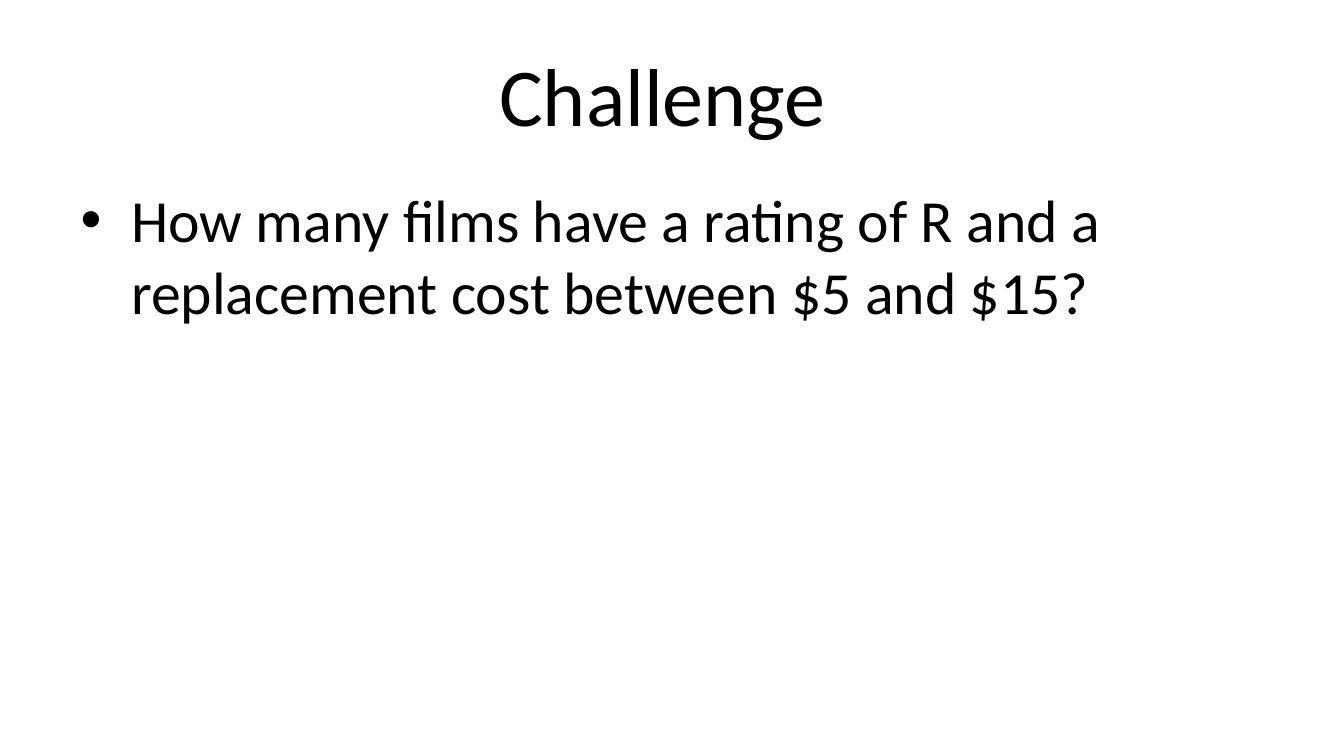
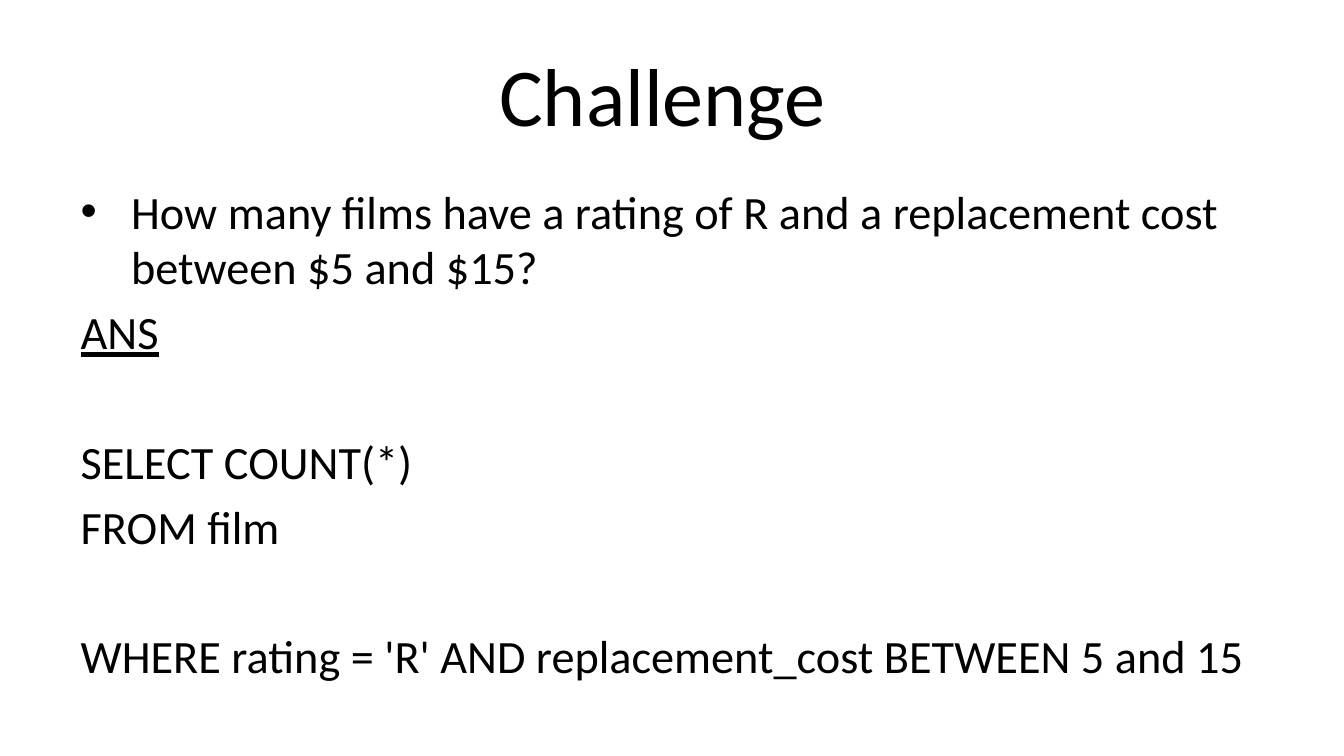
Before and after one commit to N-Chaiyatorn/pythonjourney, a slide deck: slide 16 of sql/1_fundamentals/general+challenge+1.pptx (slide 15 before the commit). Drawn at 1344x756 pixels with LibreOffice and Linux fonts; fonts in the diff are those of the drawing. Boxes give left, top, right and bottom in pixels: in the first picture for what was removed or moved away, otherwise in the second. Text is boxed around its words. In the diff, an @@ line names an element or a change of style, - is before the commit and + after.

Commit message:
Send challenge sec1

```diff
--- a/sql/1_fundamentals/general+challenge+1.pptx
+++ b/sql/1_fundamentals/general+challenge+1.pptx
@@ text at box(131, 197, 1218, 289): size 32 to 24.8 pt in "How many films have a rating of ..."; less space between paragraphs @@
@@ text at box(81, 319, 1243, 681): paragraphs added @@
+ANS
+SELECT COUNT(*)
+FROM film
+WHERE rating = 'R' AND replacement_cost BETWEEN 5 and 15
```
Also in this commit, not shown: 5 other slides changed, 1 slide added.
